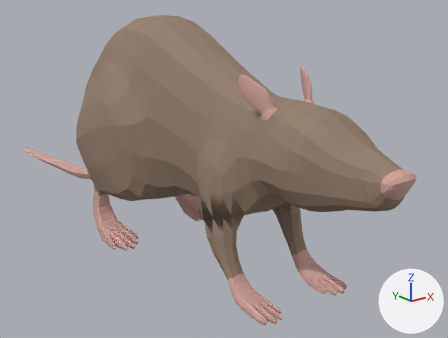
The glTF model godot/assets/models/characters/rat_pup.glb as it was, and as the next commit left it.
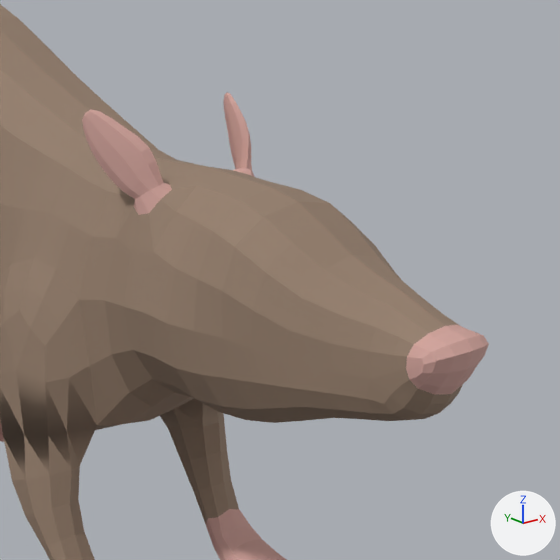
Each version is shown whole from a 50 mm lens placed at (-0.1453, -0.1847, 0.1116), pointed at (0.0264, 0.03, 0.0258), then close up on the part from 45% to 100% of the width and 8% to 81% of the height. Every picture has the same lights, and +X, +Y and +Z are marked at lower right. The older version's two pictures come first. Where no turn or scale is listed for an object, it has been applied to the vertices. Vertices at exactly the same position are counted once.

In view in the first close-up: 'Rat'.
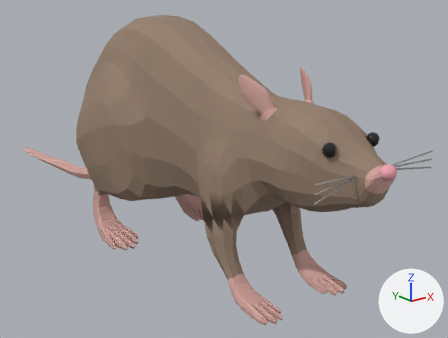
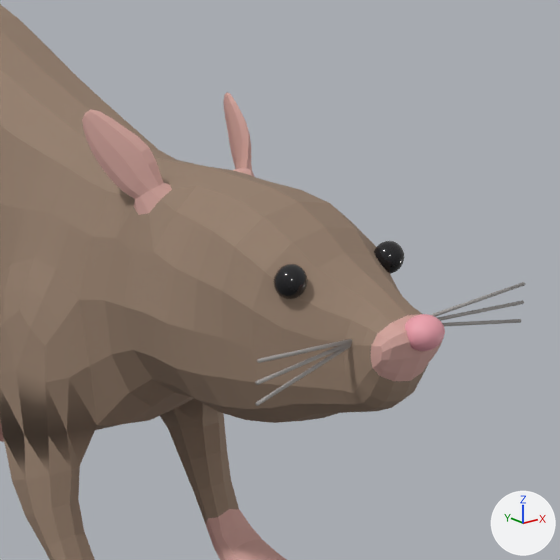
The edits, one by one:
Material 'NosePink' (mat_nosepink) is new.
Its base color is (0.85, 0.36, 0.42) (pink #eda2ad).
Material 'Whisker' (mat_whisker) is new.
Its base color is (0.35, 0.33, 0.32) (grey #a09b99).
Its roughness is 0.6.
Material 'Eye' (mat_eye) is new.
Its base color is (0.01, 0.01, 0.012) (black #19191d).
Its roughness is 0.15.
me_rat is used by ob_rat; location (0.0, 0.0, 0.0001).
me_rat had 1998 vertices, 4004 faces and spanned x -0.031..0.031, y -0.087..0.207, z -0.001..0.096.
me_rat now has 2624 vertices, 5228 faces and spans x -0.031..0.031, y -0.082..0.207, z -0.001..0.096.
me_rat part 1: a new loose piece of 62 vertices spanning x -0.027..-0.004, y -0.076..-0.073, z 0.052..0.058, in mat_whisker (grey #a09b99).
me_rat part 2: a new loose piece of 62 vertices spanning x 0.004..0.027, y -0.076..-0.073, z 0.052..0.058, in mat_whisker (grey #a09b99).
me_rat part 3: a new loose piece of 32 vertices spanning x -0.027..-0.004, y -0.076..-0.073, z 0.054..0.055, in mat_whisker (grey #a09b99).
me_rat part 4: a new loose piece of 32 vertices spanning x 0.004..0.027, y -0.076..-0.073, z 0.054..0.055, in mat_whisker (grey #a09b99).
me_rat part 5: 145 vertices moved from x -0.011..0.011, y -0.087..-0.066, z 0.042..0.064 to x -0.011..0.011, y -0.08..-0.065, z 0.042..0.064; 438 vertices added at x -0.012..0.012, y -0.082..-0.063, z 0.054..0.064.
me_rat gains material mat_eye (black #19191d).
me_rat gains material mat_whisker (grey #a09b99).
me_rat gains material mat_nosepink (pink #eda2ad).

Where the change shows, as pixel boxes [x1, y1, x2, y2] in the close-ups (560 x 560 px):
'Rat', reshaped
    before: [0, 4, 489, 560]
    after: [0, 4, 525, 560]
part 1 of me_rat, added
    after: [255, 339, 352, 406]
part 2 of me_rat, added
    after: [430, 282, 525, 326]
part 3 of me_rat, added
    after: [255, 342, 352, 385]
part 4 of me_rat, added
    after: [437, 300, 524, 321]
part 5 of me_rat, cut back
    before: [252, 227, 489, 421]
    after: [252, 227, 445, 420]
